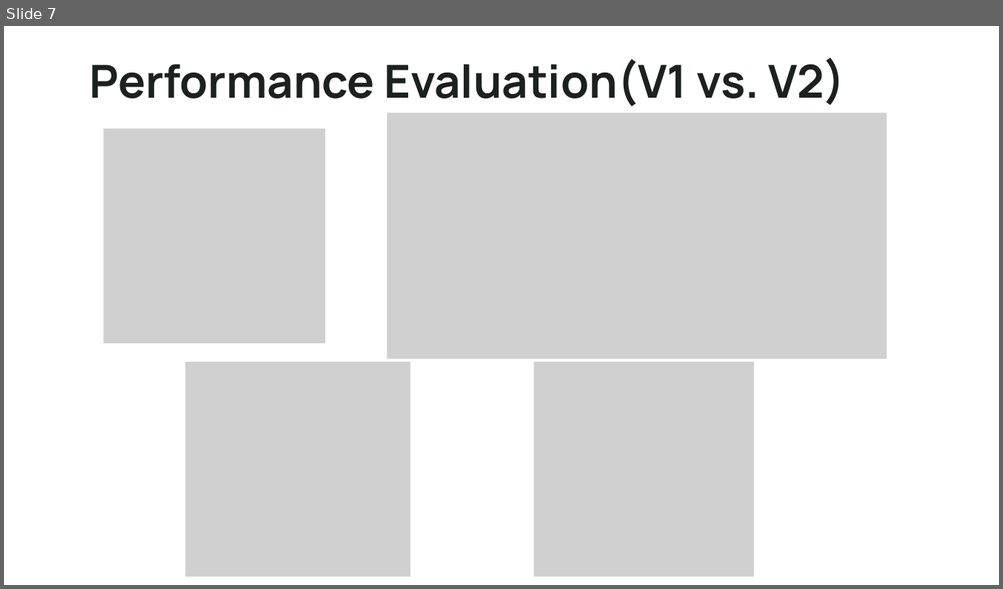
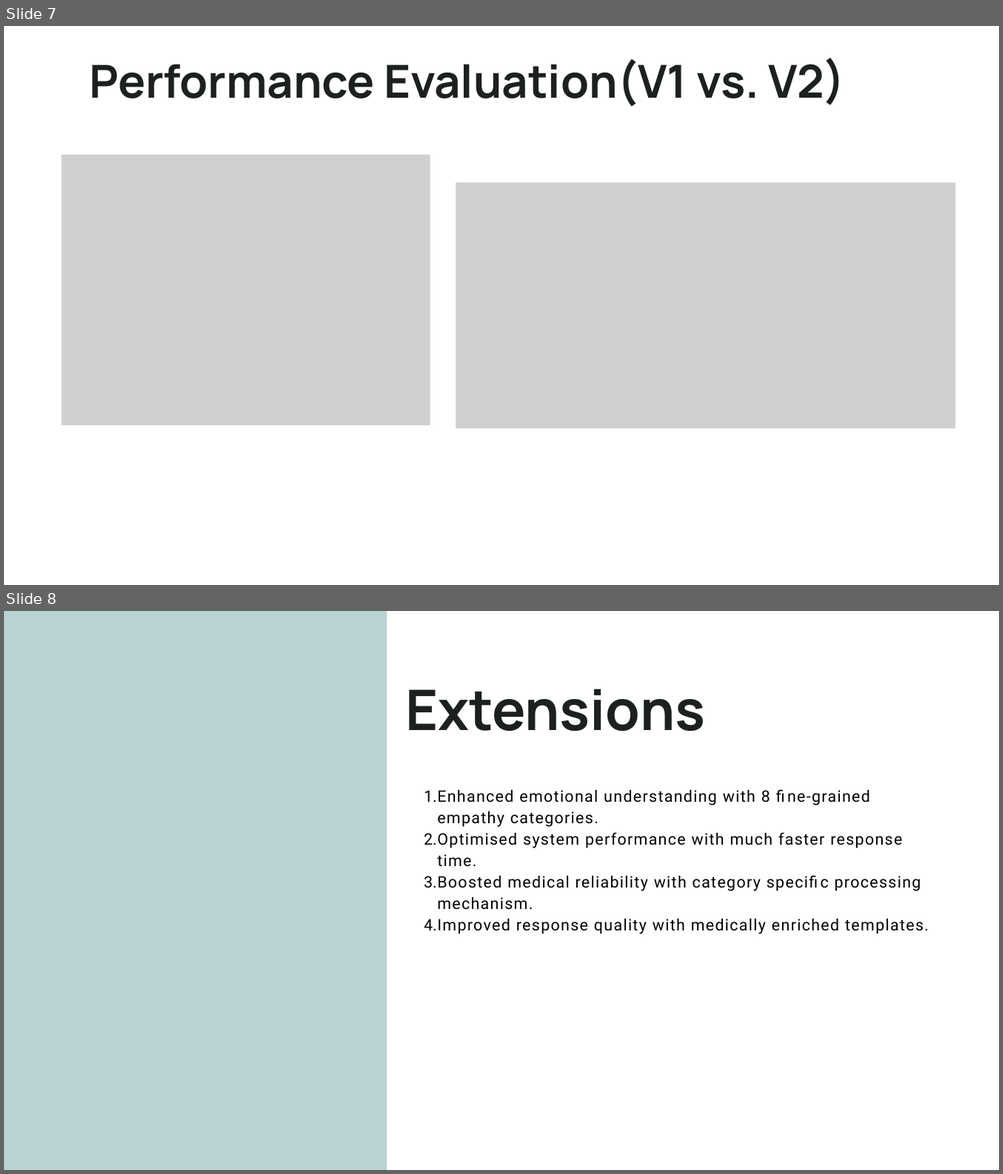
Before and after one commit to chihnara/empathetic-medchat, a slide deck: docs/demo.pptx. Shown one above the other, each under a label of ours: slide 7 before the commit, slides 7 and 8 after it. The pictures are 1003x589 and 1003x1174 pixels, drawn with LibreOffice and Linux fonts; fonts in the diff are those of the drawing; grey boxes stand for pictures. Boxes give left, top, right and bottom in pixels: in the first picture for what was removed or moved away, otherwise in the second. Text is boxed around its words. In the diff, an @@ line names an element or a change of style, - is before the commit and + after.

```diff
--- a/docs/demo.pptx
+++ b/docs/demo.pptx
@@ slide 8 added at bbox=[4, 611, 999, 1170], background #FFFFFF @@
@@ picture added at bbox=[4, 611, 387, 1170] @@
@@ rectangle added at bbox=[4, 611, 387, 1170], fill #AAD7D4 at 56% opacity @@
@@ text added at bbox=[405, 689, 705, 731], 81 pt, text #1C2120, bold @@
+Extensions
@@ text added at bbox=[424, 790, 928, 934], 23 pt, text #000000 @@
+  1. Enhanced emotional understanding with 8 fine-grained empathy categories.
+  2. Optimised system performance with much faster response time.
+  3. Boosted medical reliability with category specific processing mechanism.
+  4. Improved response quality with medically enriched templates.
@@ slide 7 changed as well @@
@@ picture: place and size @@
-picture at bbox=[103, 128, 325, 343]
+picture at bbox=[62, 155, 430, 426]
@@ picture: place and size @@
-picture at bbox=[387, 113, 886, 359]
+picture at bbox=[455, 183, 955, 429]
@@ picture removed at bbox=[185, 362, 410, 577] @@
@@ picture removed at bbox=[534, 362, 754, 577] @@
```
Also in this commit, not shown: 9 other slides changed, 2 other files.
